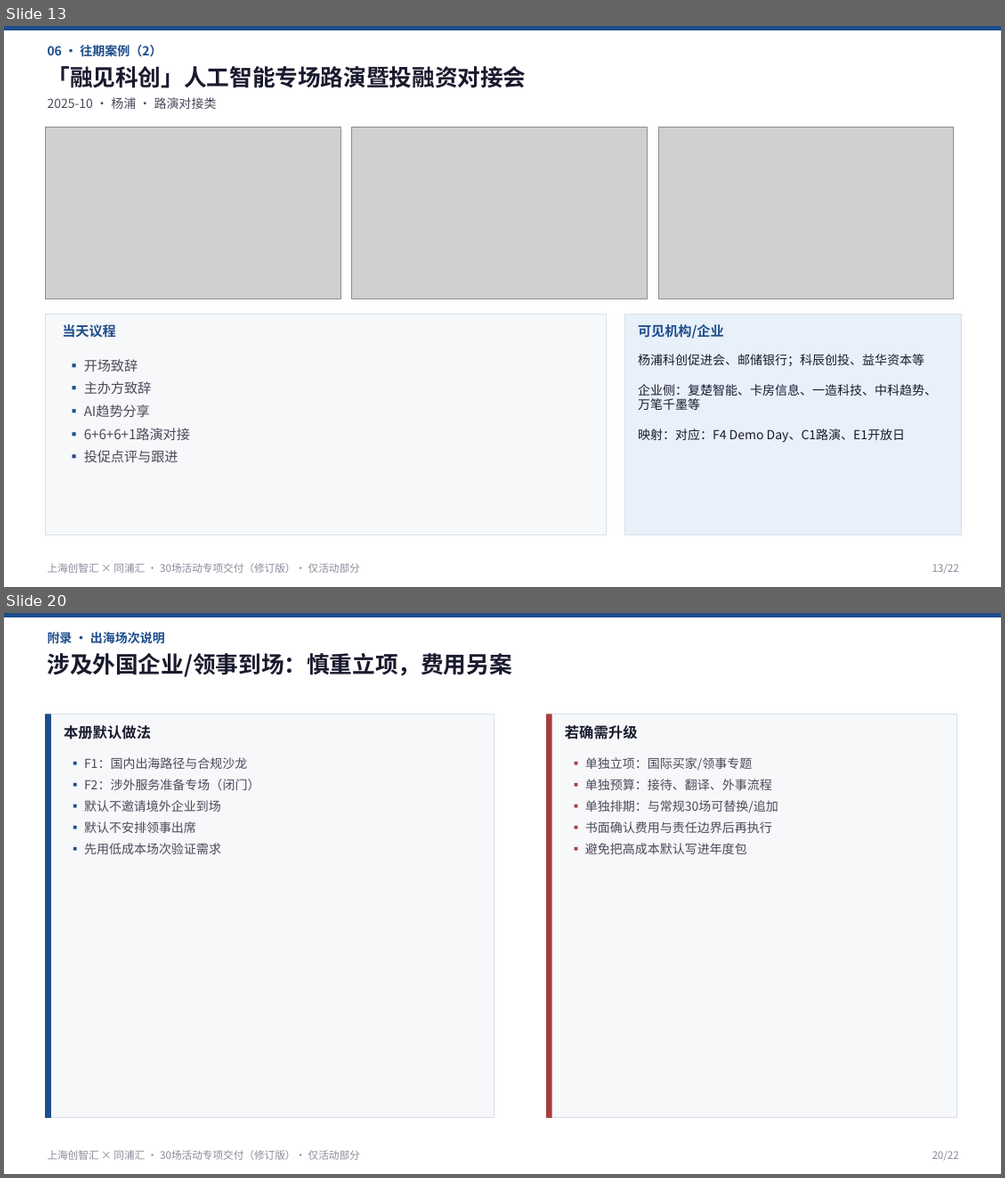
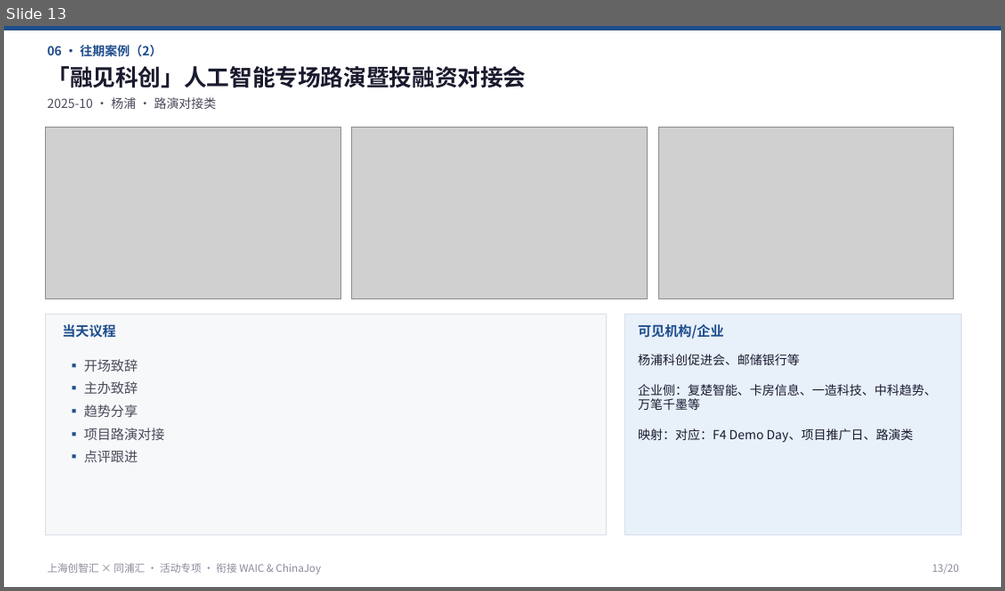
Before and after one commit to hujigang2010-maker/AIDEN, a slide deck: proposal/chuangzhihui-30-events-activity-only-rev.pptx. Shown one above the other, each under a label of ours: slides 13 and 20 before the commit, slide 13 after it; the slides between them are not shown. The pictures are 1005x1178 and 1005x591 pixels, drawn with LibreOffice and Linux fonts; fonts in the diff are those of the drawing; grey boxes stand for pictures. Boxes give left, top, right and bottom in pixels: in the first picture for what was removed or moved away, otherwise in the second. Text is boxed around its words. In the diff, an @@ line names an element or a change of style, - is before the commit and + after.

```diff
--- a/proposal/chuangzhihui-30-events-activity-only-rev.pptx
+++ b/proposal/chuangzhihui-30-events-activity-only-rev.pptx
@@ slide 20 removed at bbox=[4, 613, 1001, 1174], background #FFFFFF @@
@@ rectangle removed at bbox=[4, 613, 1001, 617] @@
@@ text removed at bbox=[48, 630, 165, 646] @@
-附录 · 出海场次说明
@@ text removed at bbox=[48, 653, 512, 677] @@
-涉及外国企业/领事到场：慎重立项，费用另案
@@ rectangle removed at bbox=[45, 714, 494, 1118] @@
@@ rectangle removed at bbox=[45, 714, 51, 1118] @@
@@ rectangle removed at bbox=[546, 714, 957, 1118] @@
@@ rectangle removed at bbox=[546, 714, 552, 1118] @@
@@ text removed at bbox=[64, 725, 151, 739] @@
-本册默认做法
@@ text removed at bbox=[565, 725, 638, 739] @@
-若确需升级
@@ text removed at bbox=[84, 757, 260, 854] @@
-▪ F1：国内出海路径与合规沙龙
-▪ F2：涉外服务准备专场（闭门）
-▪ 默认不邀请境外企业到场
-▪ 默认不安排领事出席
-▪ 先用低成本场次验证需求
@@ text removed at bbox=[585, 757, 778, 854] @@
-▪ 单独立项：国际买家/领事专题
-▪ 单独预算：接待、翻译、外事流程
-▪ 单独排期：与常规30场可替换/追加
-▪ 书面确认费用与责任边界后再执行
-▪ 避免把高成本默认写进年度包
@@ text removed at bbox=[48, 1150, 360, 1159] @@
-上海创智汇 × 同浦汇 · 30场活动专项交付（修订版）· 仅活动部分
@@ text removed at bbox=[932, 1151, 959, 1160] @@
-20/22
@@ slide 13 changed as well @@
@@ text at bbox=[638, 354, 937, 443]: text changed @@
-杨浦科创促进会、邮储银行；科辰创投、益华资本等
-企业侧：复楚智能、卡房信息、一造科技、中科趋势、万笔千墨等
-映射：对应：F4 Demo Day、C1路演、E1开放日
+杨浦科创促进会、邮储银行等
+企业侧：复楚智能、卡房信息、一造科技、中科趋势、万笔千墨等
+映射：对应：F4 Demo Day、项目推广日、路演类
@@ text at bbox=[84, 381, 165, 462]: text changed @@
-▪ 主办方致辞
-▪ AI趋势分享
-▪ 6+6+6+1路演对接
-▪ 投促点评与跟进
+▪ 主办致辞
+▪ 趋势分享
+▪ 项目路演对接
+▪ 点评跟进
@@ text at bbox=[48, 563, 321, 574]: text changed @@
-上海创智汇 × 同浦汇 · 30场活动专项交付（修订版）· 仅活动部分
+上海创智汇 × 同浦汇 · 活动专项 · 衔接 WAIC & ChinaJoy
@@ text at bbox=[932, 564, 959, 573]: text changed @@
-13/22
+13/20
```
Also in this commit, not shown: 9 other slides changed, 10 slides added, 11 other slides removed, 8 other files.
